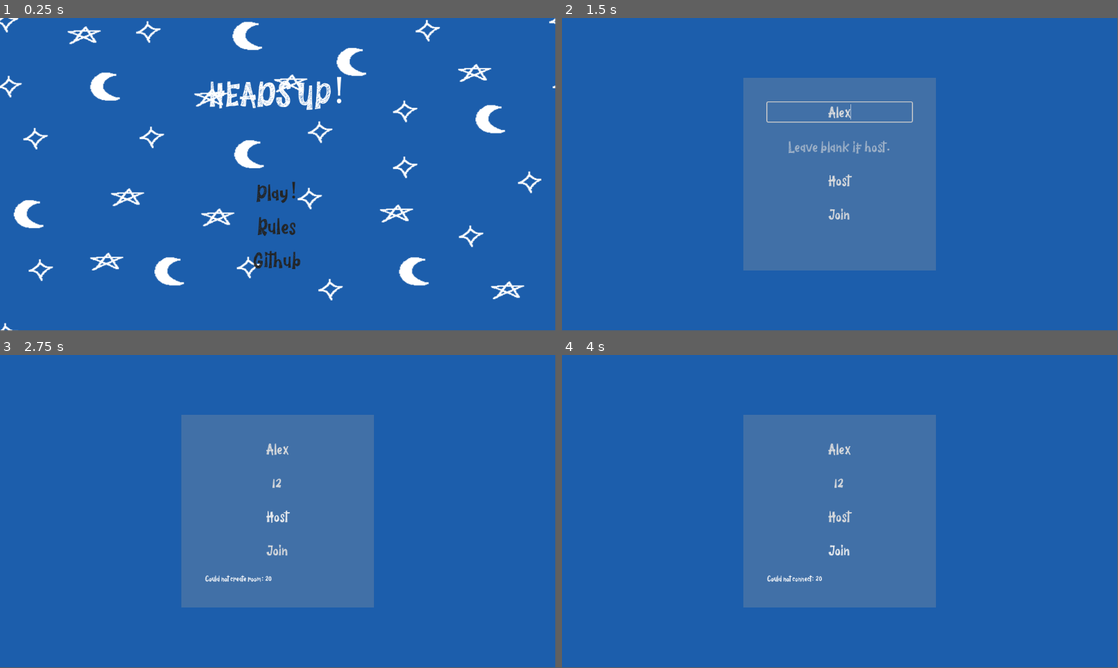
Above: before the commit, frames 1-4 (two rows, left to right).
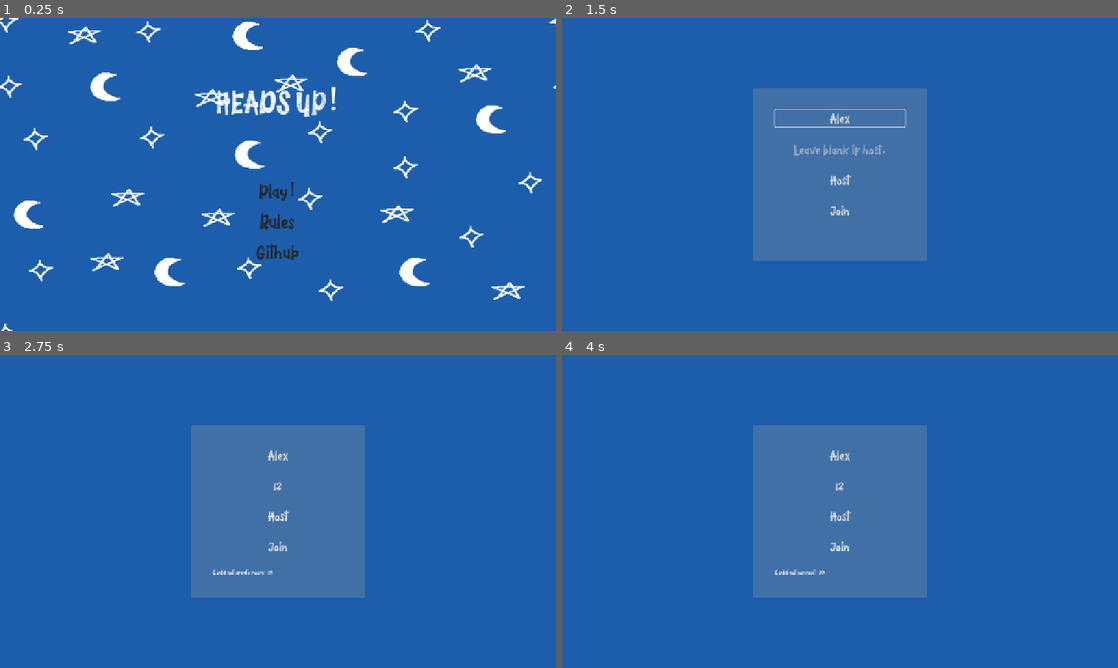
Above: after the commit, the same moments.

Repository: Haydara1/Heads-Up
Game: Godot game, scene res://scenes/Main-menu.tscn
The game is run twice, just before and just after one commit, with the same random seed, the same clock (stepped at 60 frames per second) and the same inputs.
Inputs (mouse positions are in pixels of both pictures, inside the frame that each line leads up to):
- Up to frame 1 (0.25 s): no input
- Up to frame 2 (1.5 s): click "Play!" at 0.5 s; click (840, 111) at 1.27 s; type "Alex" at 1.35 s
- Up to frame 3 (2.75 s): click (278, 483) at 1.5 s; type "12" at 1.58 s; click "Host" at 2 s
- Up to frame 4 (4 s): click "Join" at 2.75 s
In our replay, the window is 799x449 before the commit and 800x450 after it. These sizes can differ from the game's own. Grey fills any space a smaller window leaves; there, only what the larger window draws over its background counts as a difference.

The runs differ from the first frame. In frame 1, 4.6% of the frame differs, in the area x 0-100%, y 0-100%; in frame 2, 5.1%, in the area x 32-68%, y 19-81%; in frame 3, 4.7%; in frame 4, 4.7%.

Commit message:
Changed window settings

Diff:
--- a/project.godot
+++ b/project.godot
@@ -20,6 +20,14 @@
 NetworkManager="*uid://ca3ji8gyx6fq0"
 GameManager="*uid://bsmf3oo504ykt"
 
+[display]
+
+window/size/viewport_width=1280
+window/size/viewport_height=720
+window/size/mode=3
+window/stretch/mode="canvas_items"
+window/stretch/aspect="expand"
+
 [gui]
 
 theme/custom_font="uid://cx4la4k5ylw8g"
